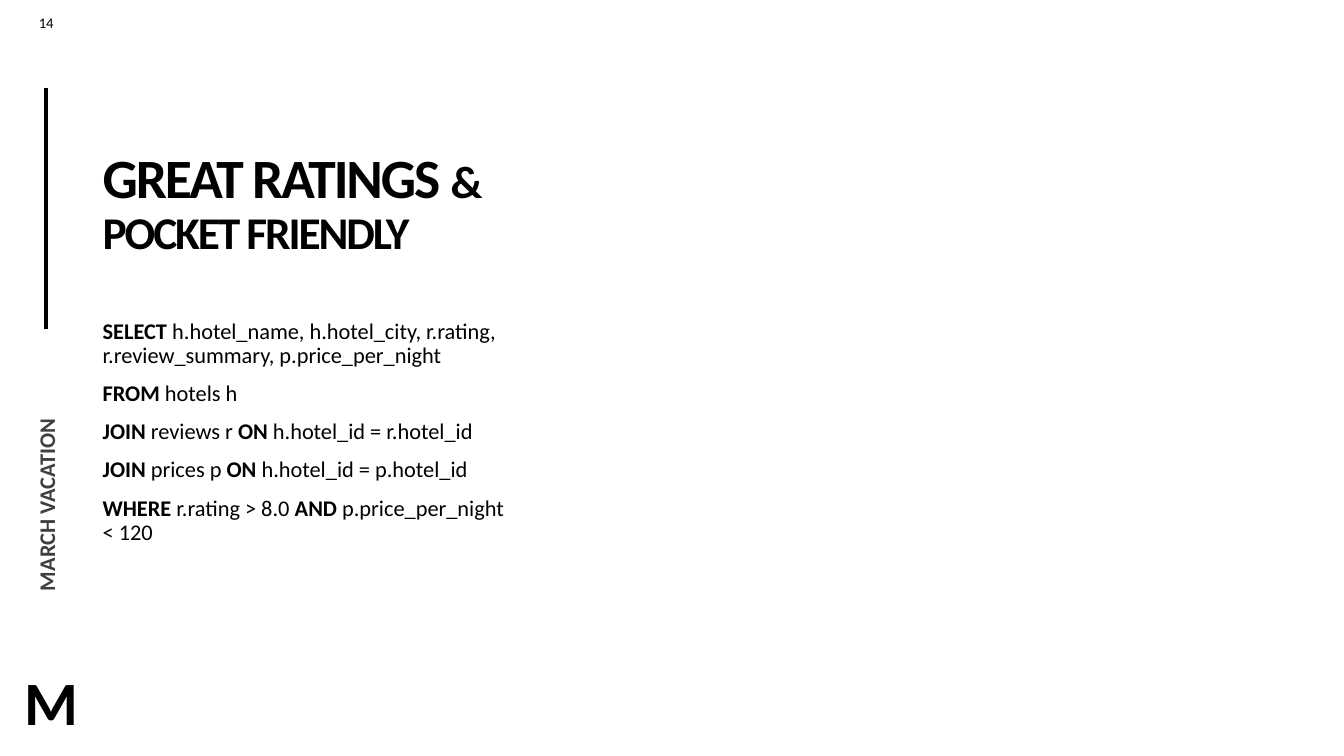
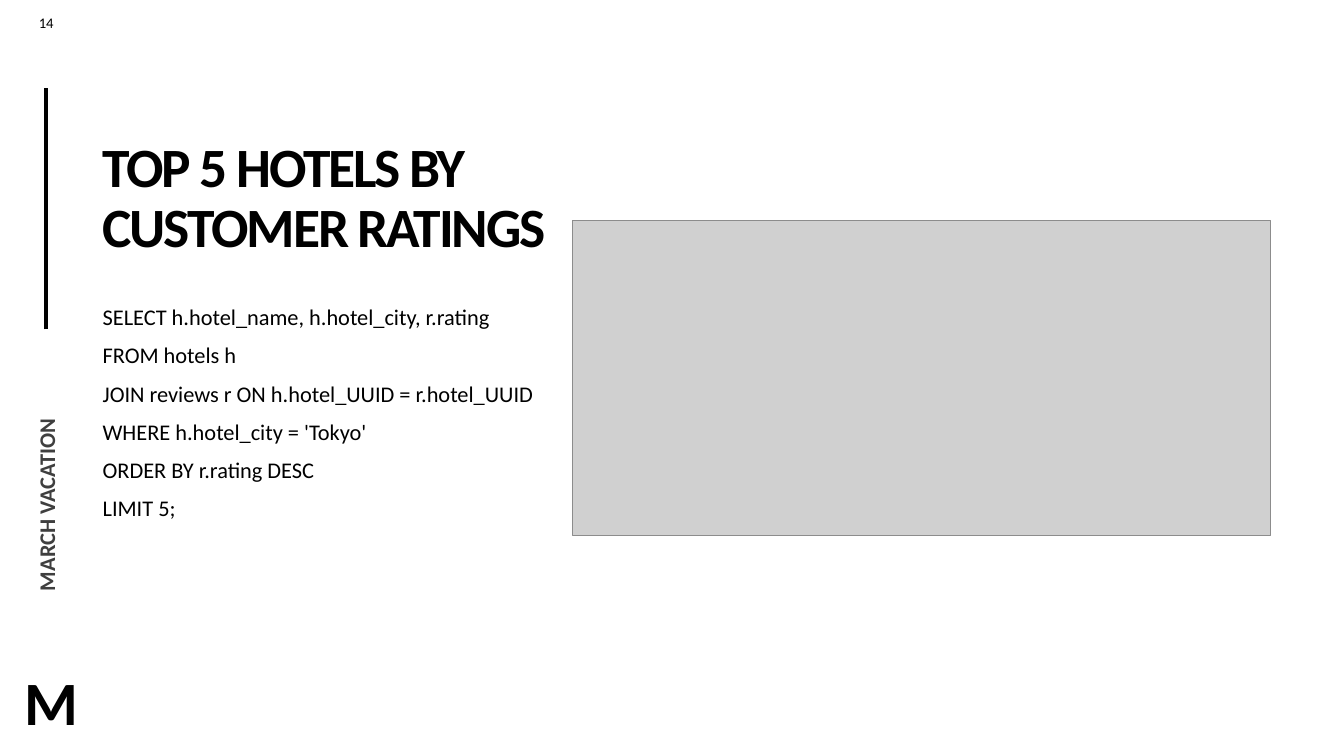
Before and after one commit to Poojashrees3/hadoop-clusters-travel, a slide deck: slide 14 of March vacation.pptx. Drawn at 1344x756 pixels with LibreOffice and Linux fonts; fonts in the diff are those of the drawing; grey boxes stand for pictures. Boxes give left, top, right and bottom in pixels: in the first picture for what was removed or moved away, otherwise in the second. Text is boxed around its words. In the diff, an @@ line names an element or a change of style, - is before the commit and + after.

```diff
--- a/March vacation.pptx
+++ b/March vacation.pptx
@@ title at [103,150,546,248]: text changed; size 32.4 to 39.6 pt @@
-GREAT RATINGS & POCKET FRIENDLY
+TOP 5 HOTELS BY CUSTOMER RATINGS
@@ picture added at [573,221,1271,535] @@
@@ text "SELECT h.hotel_name, h.hotel_city, r.rating": place and size @@
-text "SELECT h.hotel_name, h.hotel_city, r.rating" at [103,323,504,540]
+text "SELECT h.hotel_name, h.hotel_city, r.rating" at [103,309,533,519]
@@ text at [103,309,490,329]: text changed @@
-SELECT h.hotel_name, h.hotel_city, r.rating, r.review_summary, p.price_per_night
+SELECT h.hotel_name, h.hotel_city, r.rating
@@ text at [103,347,236,363]: bold off in "FROM" @@
@@ text at [103,386,533,519]: text changed @@
-JOIN reviews r ON h.hotel_id = r.hotel_id
-JOIN prices p ON h.hotel_id = p.hotel_id
-WHERE r.rating > 8.0 AND p.price_per_night < 120
+JOIN reviews r ON h.hotel_UUID = r.hotel_UUID
+WHERE h.hotel_city = 'Tokyo'
+ORDER BY r.rating DESC
+LIMIT 5;
```
Also in this commit, not shown: 13 other slides changed, 1 slide added, 1 slide removed, 5 other files.
